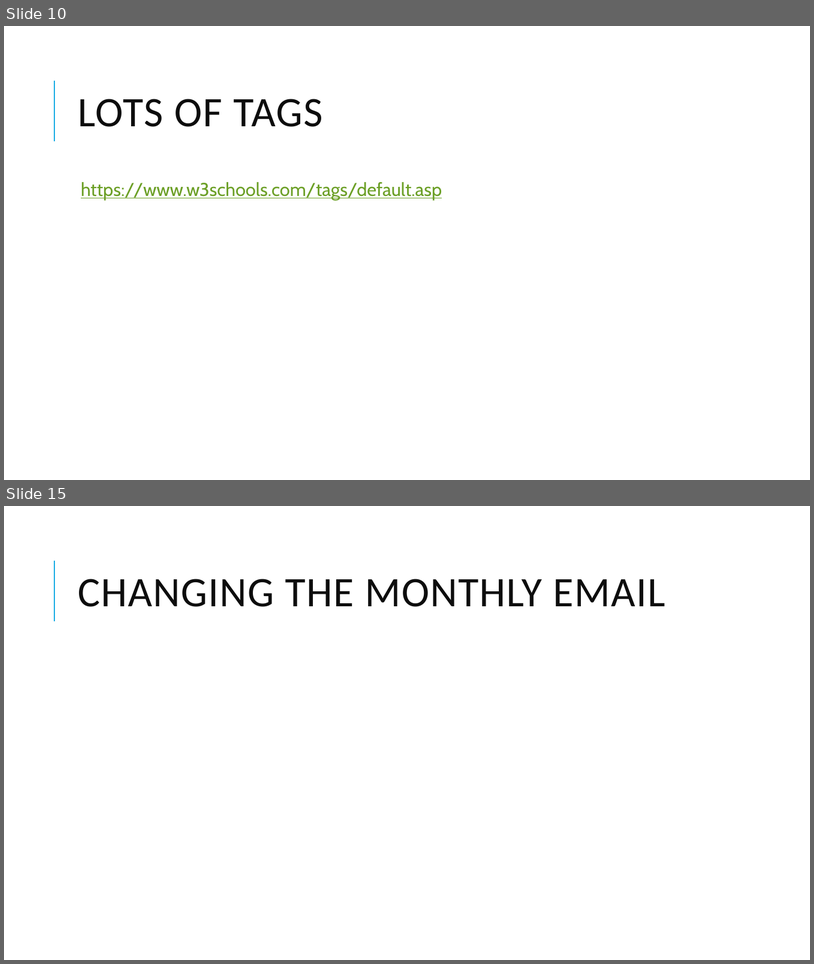
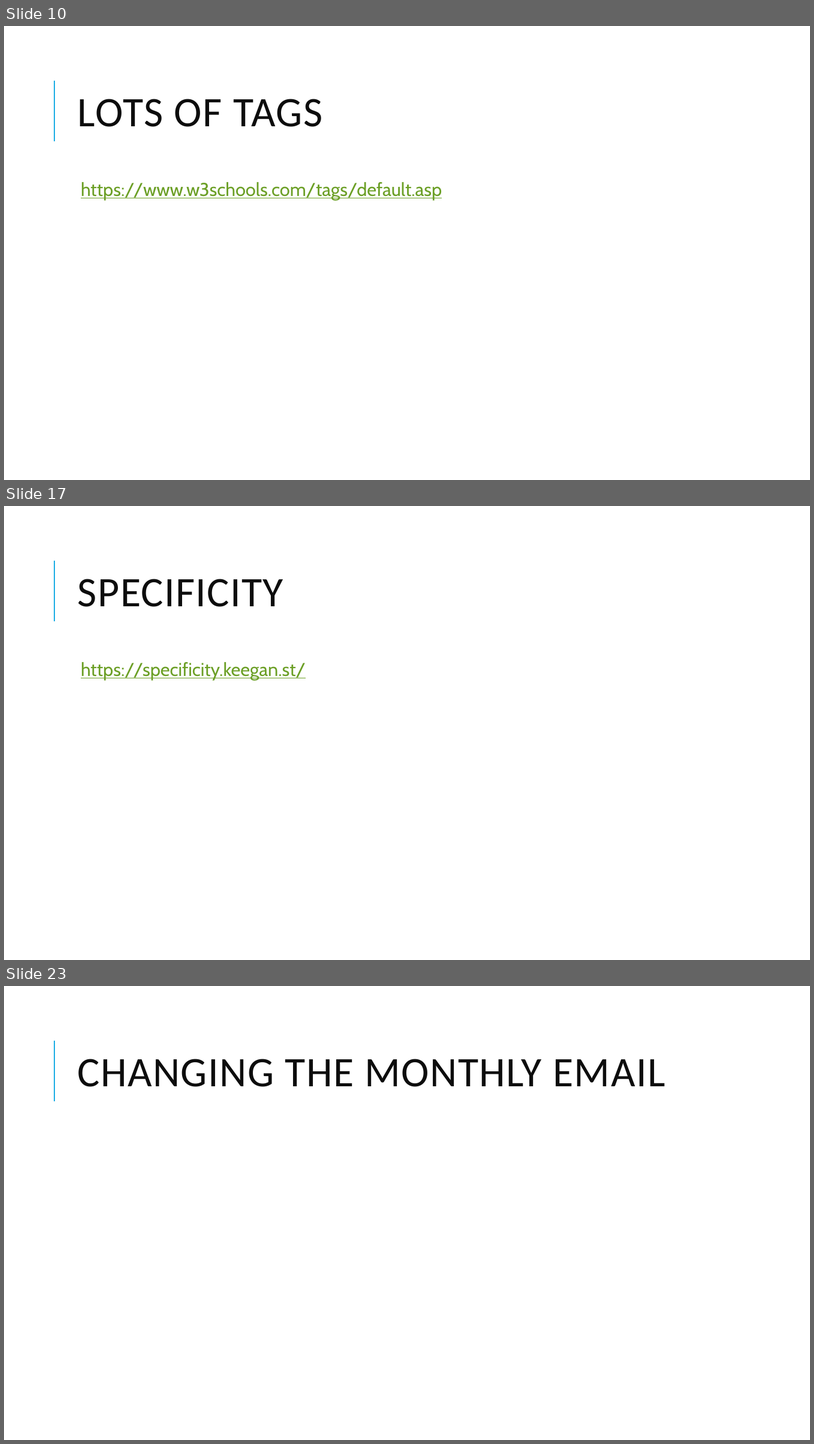
Before and after one commit to Will-Guthrie/HTML-Presentation, a slide deck: HTML and CSS.pptx. Shown one above the other, each under a label of ours: slides 10 and 15 before the commit, slides 10, 17 and 23 after it; the slides between them are not shown. The pictures are 814x964 and 814x1444 pixels, drawn with LibreOffice and Linux fonts; fonts in the diff are those of the drawing. Boxes give left, top, right and bottom in pixels: in the first picture for what was removed or moved away, otherwise in the second. Text is boxed around its words. In the diff, an @@ line names an element or a change of style, - is before the commit and + after.

```diff
--- a/HTML and CSS.pptx
+++ b/HTML and CSS.pptx
@@ slide 17 added at [4, 506, 810, 960], background #FFFFFF; not listed: 1 template element that a slide beside it also shows @@
@@ title added at [78, 579, 284, 607], 50 pt, text #0D0D0D @@
+SPECIFICITY
@@ text added at [81, 662, 306, 680], 22 pt, text #6B9F25, underline @@
+  https://specificity.keegan.st/
@@ what was slide 15 is now slide 23 @@
```
Also in this commit, not shown: 5 slides changed, 9 other slides added, 1 slide removed.
